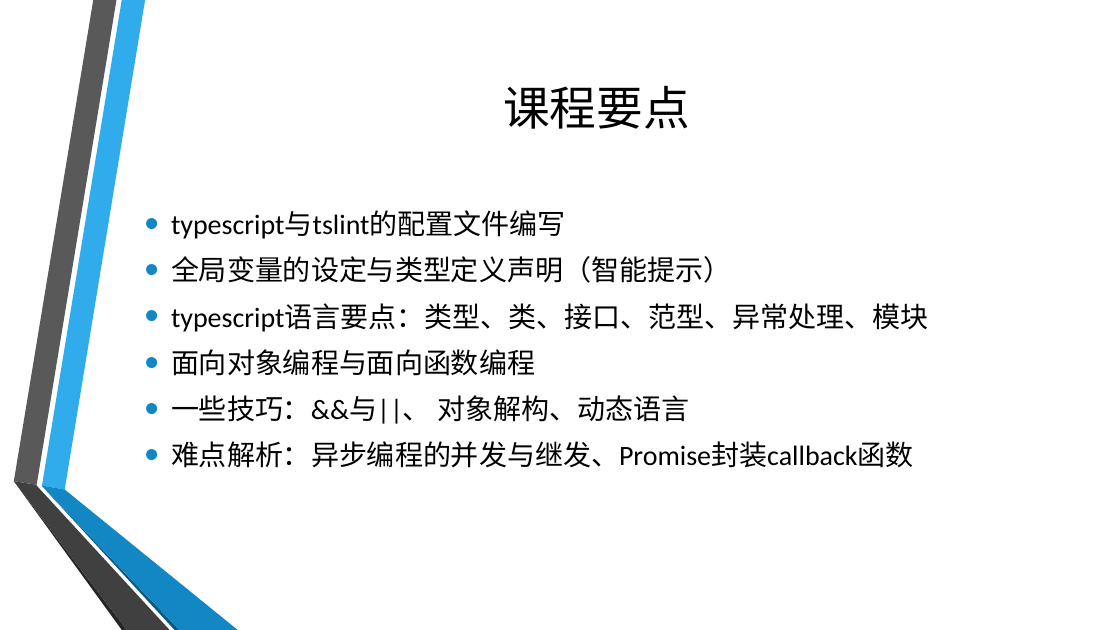
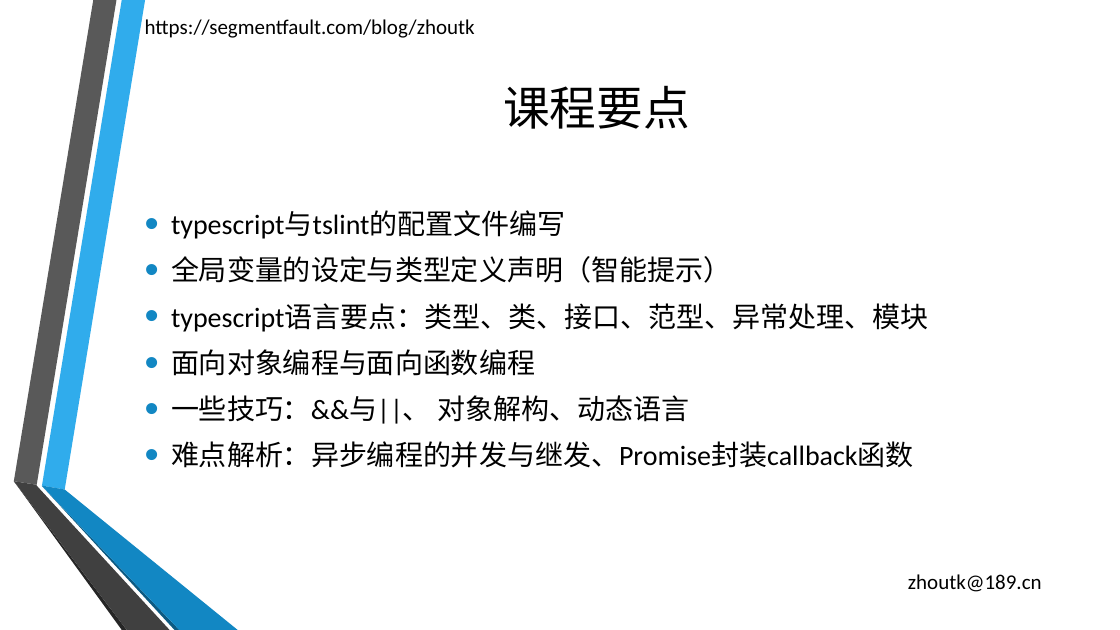
Before and after one commit to zhoutk/sifou, a slide deck: slide 2 of 001.运用typescript进行node.js后端开发精要/typescript_base.pptx. Drawn at 1120x630 pixels with LibreOffice and Linux fonts; fonts in the diff are those of the drawing; background and template pictures are left out. Boxes give left, top, right and bottom in pixels: in the first picture for what was removed or moved away, otherwise in the second. Text is boxed around its words. In the diff, an @@ line names an element or a change of style, - is before the commit and + after.

```diff
--- a/001.运用typescript进行node.js后端开发精要/typescript_base.pptx
+++ b/001.运用typescript进行node.js后端开发精要/typescript_base.pptx
@@ text added at (145, 19, 475, 38), 18 pt, text #000000 @@
+https://segmentfault.com/blog/zhoutk
@@ text added at (908, 574, 1042, 592), 18 pt, text #000000 @@
+zhoutk@189.cn
```
Also in this commit, not shown: 3 other slides changed, 1 slide added, 1 other file.
